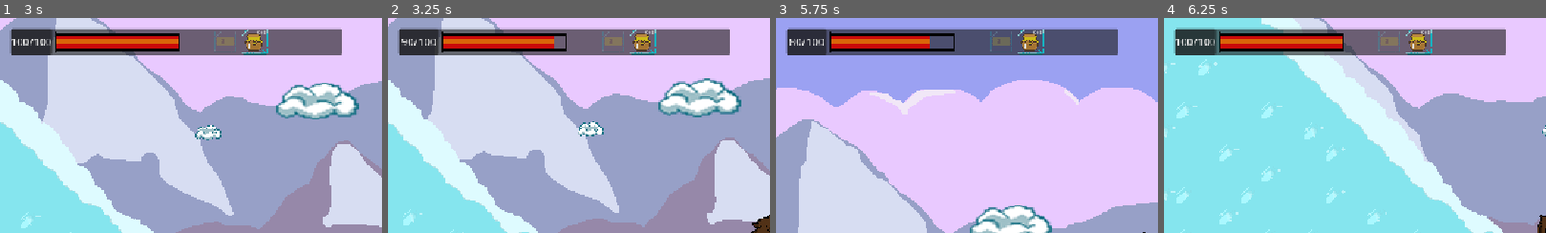
Above: before the commit, frames 1-4 (left to right).
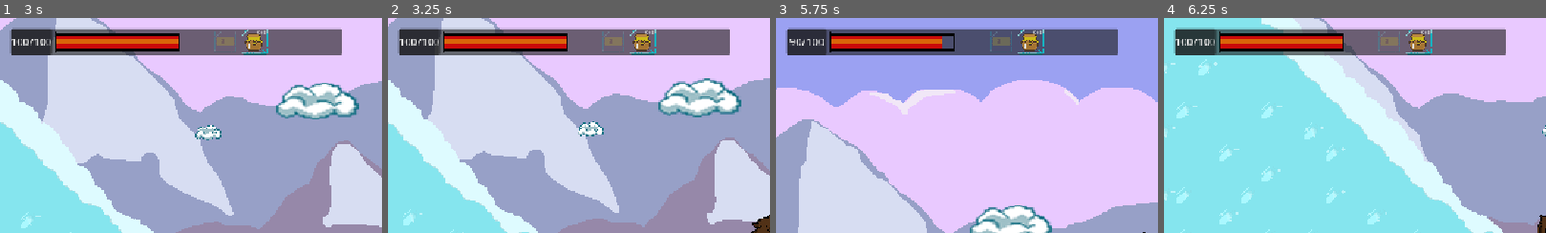
Above: after the commit, the same moments.

Repository: Oozudex/GameJam-BearBeer
Game: Godot game, scene res://Scene/main_menu.tscn
Two runs of this game, one before a commit and one after it. Both use one fixed random seed, a clock stepped at 60 frames per second and the inputs below. Sound files missing from this copy of the repository are replaced by a short silence.
Inputs:
- Up to frame 1 (3 s): click "Nouvelle partie" at 0.5 s; hold Right (ui_right) 1.28-2.78 s; tap Space (jump) at 1.52, 2.27 s; hold Left (ui_left) from 2.78 s (still down)
- Up to frame 2 (3.25 s): keep holding Left (ui_left)
- Up to frame 3 (5.75 s): release Left (ui_left) at 3.53 s; hold Right (ui_right) 3.53-5.03 s; tap Space (jump) at 3.77, 4.52, 5.27 s; hold Left (ui_left) from 5.03 s (still down)
- Up to frame 4 (6.25 s): release Left (ui_left) at 5.78 s; hold Right (ui_right) from 5.78 s (still down)
The pictures show only the part of the screen within x 0-50%, y 0-50%; the shares and areas given below are measured in that part.

Frame 1 is identical in both runs. In frame 2, 0.5% of the frame differs, in the area x 3-47%, y 5-18%; in frame 3, 0.2%; in frame 4, nothing differs.

Commit message:
Augmentation du temps pour perdre de la vie

Diff:
--- a/Scene/game_dev.tscn
+++ b/Scene/game_dev.tscn
@@ -647,7 +647,7 @@
 position_smoothing_enabled = true
 
 [node name="ColdTimer" type="Timer" parent="Player"]
-wait_time = 2.5
+wait_time = 3.0
 autostart = true
 
 [node name="Hearts" type="CanvasLayer" parent="."]
